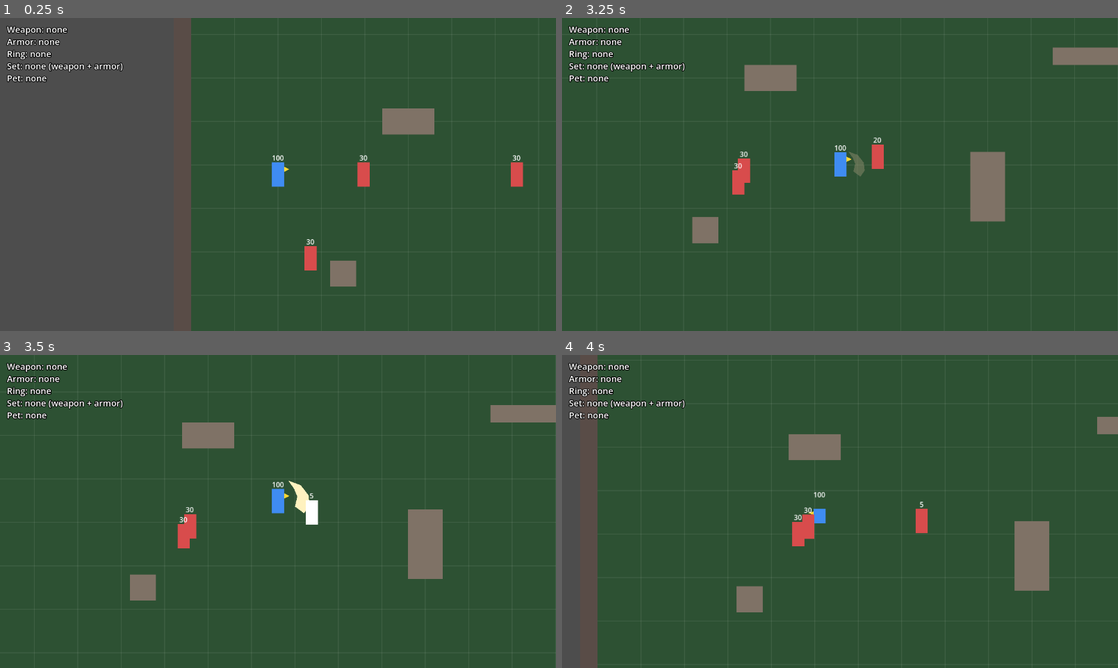
Above: before the commit, frames 1-4 (two rows, left to right).
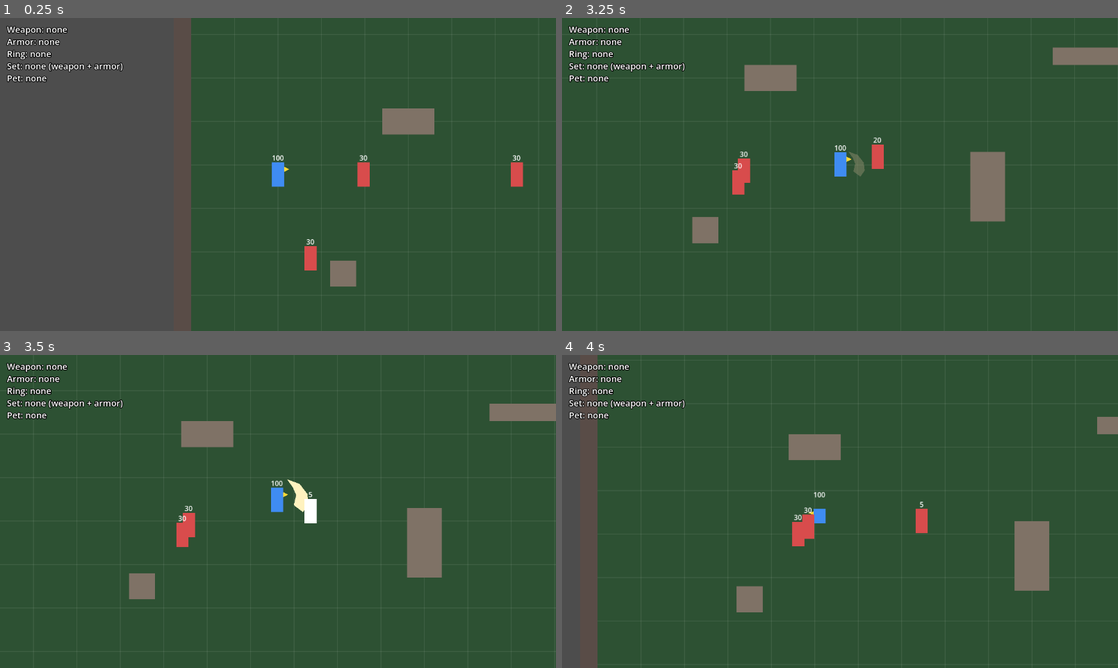
Above: after the commit, the same moments.

Repository: knc219-a11y/second-game
Game: Godot game, scene res://scenes/test_map.tscn
Two runs of this game, one before a commit and one after it. Both use one fixed random seed, a clock stepped at 60 frames per second and the inputs below.
Inputs:
- Up to frame 1 (0.25 s): no input
- Up to frame 2 (3.25 s): hold Right (move_right) 0.53-1.28 s; hold X (attack) 0.53-1.28 s; tap Space (roll) at 0.8, 1.35, 2.3, 2.85 s; hold Down (move_down) 1.28-2.03 s; tap X (attack) at 1.55, 3.05 s; hold Right (move_right) 2.03-2.78 s; hold X (attack) 2.03-2.78 s; hold Up (move_up) from 2.78 s (still down)
- Up to frame 3 (3.5 s): keep holding Up (move_up)
- Up to frame 4 (4 s): release Up (move_up) at 3.53 s; hold Left (move_left) from 3.53 s (still down); hold X (attack) from 3.53 s (still down); tap Space (roll) at 3.8 s

Frames 1-2 are identical in both runs. In frame 3, 0.8% of the frame differs, in the area x 6-100%, y 11-96%; in frame 4, nothing differs.

Commit message:
Feel: small camera shake on finisher hit, set shockwave and player hurt
Co-Authored-By: Claude Opus 5.5 (1M context) <noreply@anthropic.com>
Claude-Session: https://claude.ai/code/session_01QcapENxseCJ6ouWpkyGatH

Diff:
--- a/scripts/player.gd
+++ b/scripts/player.gd
@@ -118,6 +118,17 @@
 @export var pet_bite_pop: Array[float] = [1.6, 1.15]
 @export var pet_passive_text: Array[String] = ["no push while attacking", "bites back when you're hit"]
 @export var pet_scene: PackedScene = preload("res://scenes/pet.tscn")
+# Screen shake on big moments: the combo finisher landing, the set shockwave
+# (bigger with the full set) and the Player getting hit. The camera offset jumps
+# to a random spot up to the strength (px) and fades to zero over
+# shake_duration. It runs on game time, so it holds still during hitstop and
+# never outlives the freeze. A stronger shake replaces a weaker one; weaker ones
+# don't cut a stronger one short.
+@export var shake_finisher: float = 3.0
+@export var shake_shockwave: float = 5.0
+@export var shake_full_set: float = 7.0
+@export var shake_hurt: float = 4.0
+@export var shake_duration: float = 0.15
 # A roll passes through enemy bodies (physics layer "enemy_body"); walls still
 # block it. Both ways are turned off: the Player ignores enemies, and its body
 # leaves "world" so chasing enemies don't get shoved ahead of the roll. If the
@@ -160,8 +171,11 @@
 var pet: Node2D = null
 # 0 = no pet, otherwise the index+1 of the pet above.
 var pet_kind: int = 0
+var shake_strength: float = 0.0
+var shake_left: float = 0.0
 
 @onready var visual: Node2D = $Visual
+@onready var camera: Camera2D = $Camera2D
 @onready var feet: CollisionShape2D = $CollisionShape2D
 # Placeholder attack visual. Its direction is locked to facing when the attack starts.
 @onready var attack_pivot: Node2D = $AttackPivot
@@ -248,6 +262,9 @@
 	if roll_cooldown_left > 0.0:
 		roll_cooldown_left -= delta
 
+	if shake_left > 0.0:
+		_update_shake(delta)
+
 	if shockwave_time_left > 0.0:
 		shockwave_time_left -= delta
 		_update_shockwave_ring()
@@ -469,6 +486,8 @@
 		_start_hitstop(combo_hitstop[combo_index])
 		hit_sound.pitch_scale = combo_hit_pitch[combo_index]
 		hit_sound.play()
+		if combo_index == combo_damage.size() - 1:
+			_shake(shake_finisher)
 
 
 func _hit_damage() -> int:
@@ -491,6 +510,7 @@
 func _release_shockwave() -> void:
 	shockwave_time_left = shockwave_duration
 	_update_shockwave_ring()
+	_shake(shake_full_set if has_full_set() else shake_shockwave)
 	var count := 0
 	for enemy in get_tree().get_nodes_in_group("enemies"):
 		if enemy.is_queued_for_deletion():
@@ -607,6 +627,40 @@
 	warn_sound.play()
 
 
+func _shake(strength: float) -> void:
+	# Keep a stronger shake that is still running.
+	if shake_left > 0.0 and strength < _current_shake():
+		return
+	shake_strength = strength
+	shake_left = shake_duration
+	# Kick right away so the hitstop freeze frame already shows the jolt.
+	_jolt_camera(strength)
+
+
+func _current_shake() -> float:
+	return shake_strength * shake_left / shake_duration
+
+
+func _update_shake(delta: float) -> void:
+	# Hitstop (time_scale 0) still ticks with delta 0: hold the current jolt.
+	if delta <= 0.0:
+		return
+	shake_left -= delta
+	if shake_left <= 0.0:
+		_stop_shake()
+	else:
+		_jolt_camera(_current_shake())
+
+
+func _jolt_camera(strength: float) -> void:
+	camera.offset = Vector2(randf_range(-strength, strength), randf_range(-strength, strength))
+
+
+func _stop_shake() -> void:
+	shake_left = 0.0
+	camera.offset = Vector2.ZERO
+
+
 func _start_hitstop(duration: float) -> void:
 	# A hitstop already running is not extended or stacked.
 	if in_hitstop or duration <= 0.0:
@@ -650,6 +704,7 @@
 			hurt_knockback_left = hurt_knockback_duration
 	if pet_kind == 2:
 		pet.bite_now()
+	_shake(shake_hurt)
 	_start_hitstop(hurt_hitstop_duration)
 
 
@@ -664,6 +719,7 @@
 	hurt_knockback_left = 0.0
 	shockwave_time_left = 0.0
 	shockwave_ring.visible = false
+	_stop_shake()
 	$Hurtbox.set_deferred("monitorable", false)
 	hurt_flash_left = 0.0
 	body.color = dead_color
